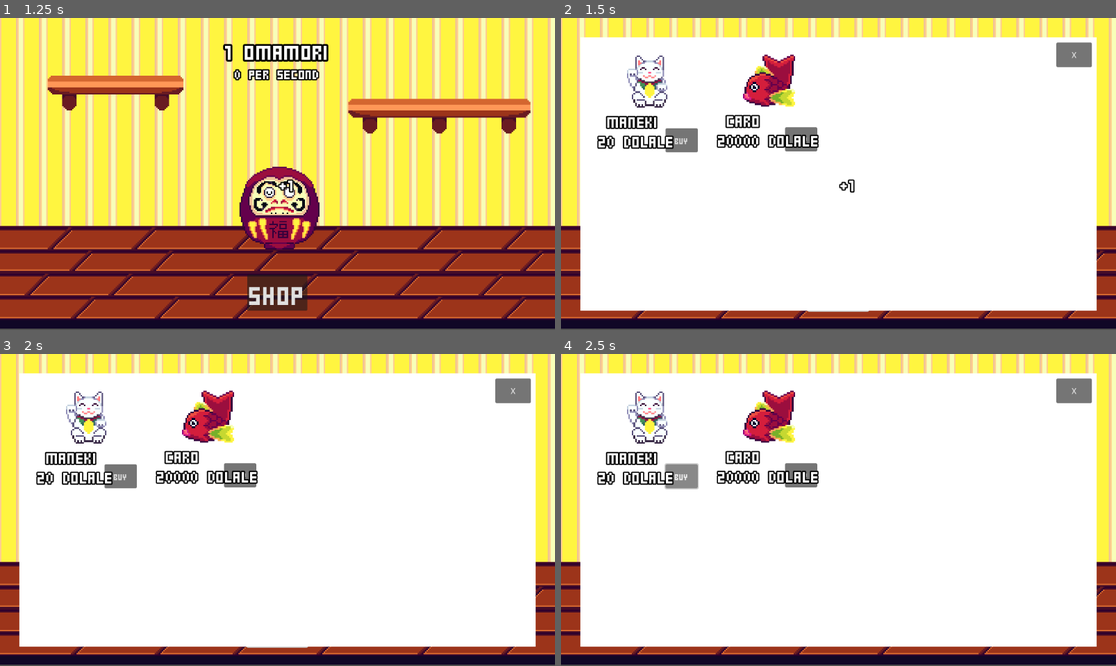
Above: before the commit, frames 1-4 (two rows, left to right).
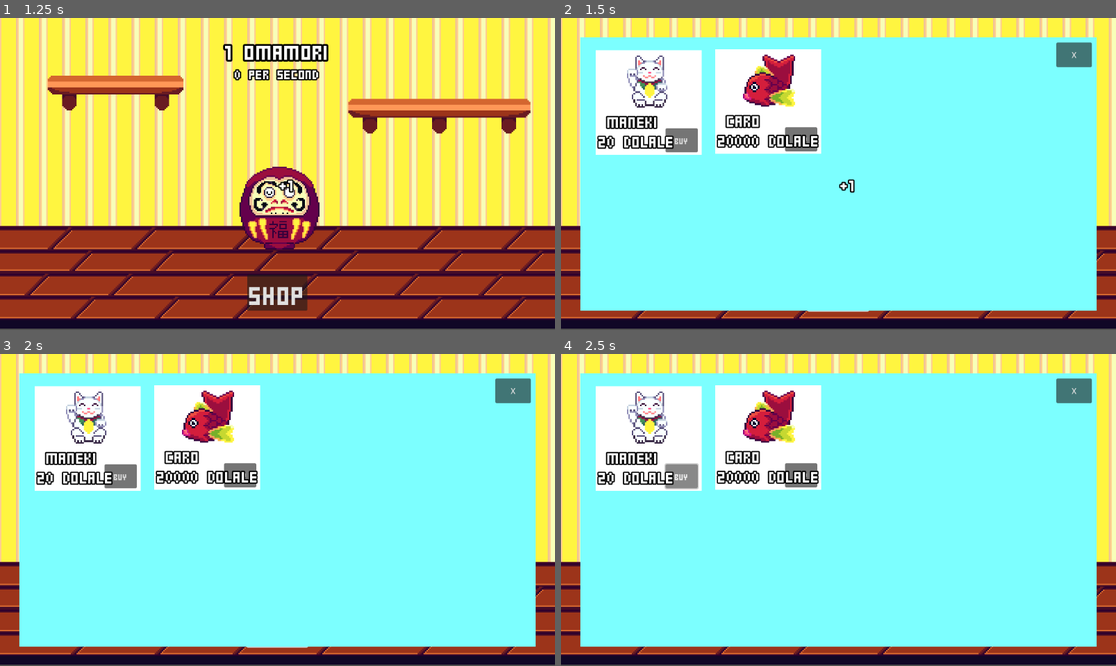
Above: after the commit, the same moments.

Repository: roxsas64/DarumaClicker
Game: Godot game, scene res://scenes/game.tscn
Same seed, same stepped clock (60 frames per second), same inputs: the game is played once before the commit and once after it.
Inputs (mouse positions are in pixels of both pictures, inside the frame that each line leads up to):
- Up to frame 1 (1.25 s): click (277, 174) at 0.5 s
- Up to frame 2 (1.5 s): click "Shop" at 1.25 s
- Up to frame 3 (2 s): no input
- Up to frame 4 (2.5 s): click "Buy" at 2 s

Frame 1 is identical in both runs. In frame 2, 69% of the frame differs, in the area x 3-97%, y 6-94%; in frame 3, 69%; in frame 4, 69%.

Commit message:
Minor changes

Diff:
--- a/scenes/game.tscn
+++ b/scenes/game.tscn
@@ -471,6 +471,7 @@
 
 [node name="Catalogue" type="ColorRect" parent="MarginContainer"]
 layout_mode = 2
+color = Color(0.486275, 1, 1, 1)
 
 [node name="Item" parent="MarginContainer/Catalogue" instance=ExtResource("8_vtaks")]
 layout_mode = 1
--- a/scripts/game.gd
+++ b/scripts/game.gd
@@ -6,11 +6,8 @@
 signal omamori_clicked
 
 func _ready() -> void:
-	#load_data()
 	pass
-
 
 func _on_click_button_button_down() -> void:
 	GameManager.addOmamori(amount_per_click)
 	emit_signal("omamori_clicked", amount_per_click)
-	#save_data()
